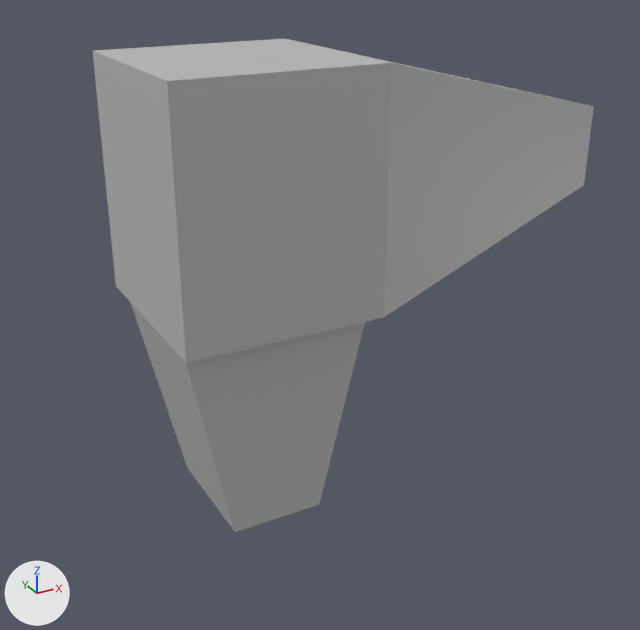
Two versions of the FBX model Gremlins/Assets/Meshes/HairDryer.fbx, one commit apart.
Camera for both pictures: a camera (50 mm lens) standing at (-16.3, -37.5, 15.8) and looking at (4.7, 0.8, -3.3). Arrows for +X, +Y and +Z are at lower left; the lights stay in place. Where no turn or scale is listed for an object, it has been applied to the vertices.

Script lines for the objects in view, before the commit:
```python
me_mesh_139 = bpy.data.meshes.new('Mesh.139')
me_mesh_139.from_pydata(...)  # 24 vertices, 19 faces; spans x -500.0..2023.0, y -1681.0..588.0, z -503.0..503.0
me_mesh_139.materials.append(mat_lambert1)  # grey #bcbcbc
ob_frontshell = bpy.data.objects.new('FrontShell', me_mesh_139)
ob_frontshell.parent = ob_outer
ob_frontshell.location = (-27.28, 547.4, 51.91)
ob_outer = bpy.data.objects.new('Outer', None)
ob_outer.parent = ob_meshes
ob_outer.location = (27.79, -397.3, -51.91)
```
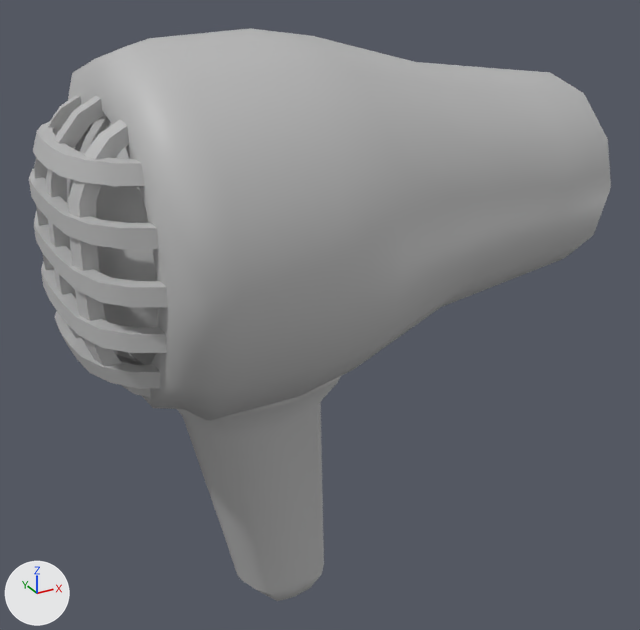
Commit message: Level2 hair dryer inited.

ob_outer is not drawn itself; it is the parent of ob_frontshell.

Where the change shows, as pixel boxes [x1, y1, x2, y2] in the pictures (640 x 630 px):
'FrontShell', no longer drawn: before [93, 39, 594, 532]
'HairDryerBase', added: after [67, 28, 611, 421]
'HairDryerHandle', added: after [177, 376, 341, 601]
'BackWire', added: after [69, 115, 158, 365]
'BackShelf7', added: after [68, 119, 151, 398]
'BackShelf0', added: after [34, 197, 168, 307]
'BackShelf2', added: after [29, 169, 159, 249]
'BackShelf3', added: after [33, 121, 145, 186]
'BackShelf1', added: after [41, 261, 167, 353]
'BackShelf4', added: after [46, 96, 138, 365]
'BackShelf6', added: after [54, 311, 160, 388]
'BackShelf5', added: after [34, 95, 81, 270]

The change in detail:
Mesh me_mesh_134_1 is new.
It has 206 vertices, 216 faces and spans x -12.7..12.8, y -8.7..8.7, z -8.4..8.8.
It uses material mat_lambert1 (grey #bcbcbc).
Mesh me_mesh_137_1 is new.
It has 40 vertices, 36 faces and spans x -0.33..3.15, y -6.63..6.63, z -0.42..0.42.
It uses material mat_lambert1 (grey #bcbcbc).
Mesh me_mesh_139_1 is new.
It has 40 vertices, 36 faces and spans x -0.33..3.42, y -5.63..5.63, z -0.42..0.42.
It uses material mat_lambert1 (grey #bcbcbc).
Mesh me_mesh_138_1 is new.
It has 40 vertices, 36 faces and spans x -0.33..3.15, y -6.63..6.63, z -0.42..0.42.
It uses material mat_lambert1 (grey #bcbcbc).
Mesh me_mesh_135_1 is new.
It has 89 vertices, 82 faces and spans x -5.0..5.1, y -3.9..3.9, z -7.8..7.7.
It uses material mat_lambert1 (grey #bcbcbc).
Mesh me_mesh_144 is new.
It has 81 vertices, 80 faces and spans x -8.7..-4.83, y -7.23..7.23, z -7.23..7.23.
It uses material mat_lambert1 (grey #bcbcbc).
Mesh me_mesh_141 is new.
It has 40 vertices, 36 faces and spans x -0.33..3.37, y -0.42..0.42, z -6.36..6.36.
It uses material mat_lambert1 (grey #bcbcbc).
Mesh me_mesh_136_1 is new.
It has 40 vertices, 36 faces and spans x -0.33..3.15, y -7.21..7.21, z -0.42..0.42.
It uses material mat_lambert1 (grey #bcbcbc).
Mesh me_mesh_140 is new.
It has 40 vertices, 36 faces and spans x -0.33..3.15, y -0.42..0.42, z -6.72..6.72.
It uses material mat_lambert1 (grey #bcbcbc).
Mesh me_mesh_143 is new.
It has 40 vertices, 36 faces and spans x -0.33..3.37, y -0.42..0.42, z -6.36..6.36.
It uses material mat_lambert1 (grey #bcbcbc).
Mesh me_mesh_142 is new.
It has 40 vertices, 36 faces and spans x -0.33..3.42, y -5.63..5.63, z -0.42..0.42.
It uses material mat_lambert1 (grey #bcbcbc).
Object 'Outer' (ob_outer) moves from (27.79, -397.3, -51.91) to (-204.7, -39.79, 0.0).
Object 'Outer' (ob_outer) is rescaled from (1.0, 1.0, 1.0) to (1.0, 1.07, 1.07).
Object 'FrontShell' (ob_frontshell) now shows nothing instead of me_mesh_139.
Object 'FrontShell' (ob_frontshell) moves from (-27.28, 547.4, 51.91) to (204.7, -273.2, 0.0).
Object 'HairDryerBase' (ob_hairdryerbase) is new; it shows me_mesh_134_1.
Its location is (6.46, -0.03, 2.86).
Object 'BackShelf1' (ob_backshelf1) is new; it shows me_mesh_137_1.
Its location is (-8.77, 0.0, 0.58).
Object 'BackShelf3' (ob_backshelf3) is new; it shows me_mesh_139_1.
Its location is (-8.58, 0.0, 7.18).
Object 'BackShelf2' (ob_backshelf2) is new; it shows me_mesh_138_1.
Its location is (-8.77, 0.0, 4.98).
Object 'HairDryerHandle' (ob_hairdryerhandle) is new; it shows me_mesh_135_1.
Its location is (0.4, 0.0, -11.89).
Object 'BackWire' (ob_backwire) is new; it shows me_mesh_144.
Its location is (0.69, 0.0, 2.78).
Object 'BackShelf5' (ob_backshelf5) is new; it shows me_mesh_141.
Its location is (-8.49, 3.4, 2.78).
Object 'BackShelf0' (ob_backshelf0) is new; it shows me_mesh_136_1.
Its location is (-8.77, 0.0, 2.78).
Object 'BackShelf4' (ob_backshelf4) is new; it shows me_mesh_140.
Its location is (-8.55, 0.0, 2.78).
Object 'BackShelf7' (ob_backshelf7) is new; it shows me_mesh_143.
Its location is (-8.49, -3.4, 2.78).
Object 'BackShelf6' (ob_backshelf6) is new; it shows me_mesh_142.
Its location is (-8.58, 0.0, -1.62).
